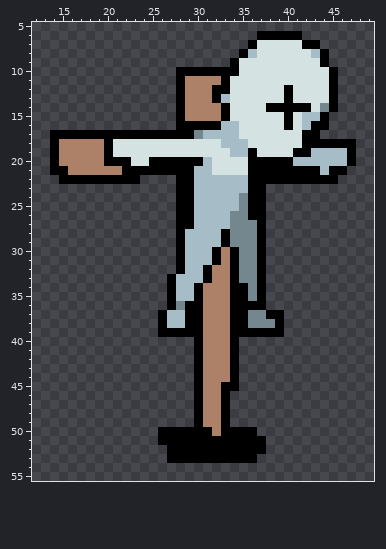
Pixel-art sprite: public/assets/Characters/Dummy/Inworld/Idle/East/sheet.png. The first picture shows the starting point.
The file is 64x64 pixels. Shown: x 12..49, y 5..55.
The result:
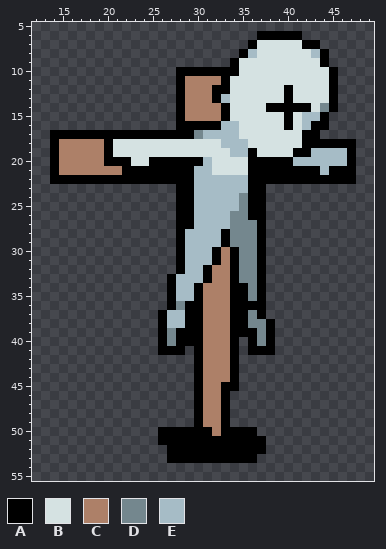
Palette (. is transparent): A #000000  B #d5e2e2  C #ad8068  D #74878e  E #a6bcc6
The edit:
Colour A is added in row 21 at x 47; in row 22 at x 14, 24 to 27 and 46 to 47; in row 40 at x 26, 28 to 29, 36 and 38; in row 41 at x 26 to 28 and 36 to 38.
Colour A replaces colour D in row 37 at x 37; in row 38 at x 38.
Colour C replaces colour A in row 21 at x 15.
Colour D is added in row 40 at x 27 and 37.
Colour D replaces colour A in row 39 at x 27 and 37.
The edit erases colour A in row 37 at x 38 to 39; in rows 38 to 39 at x 39.
